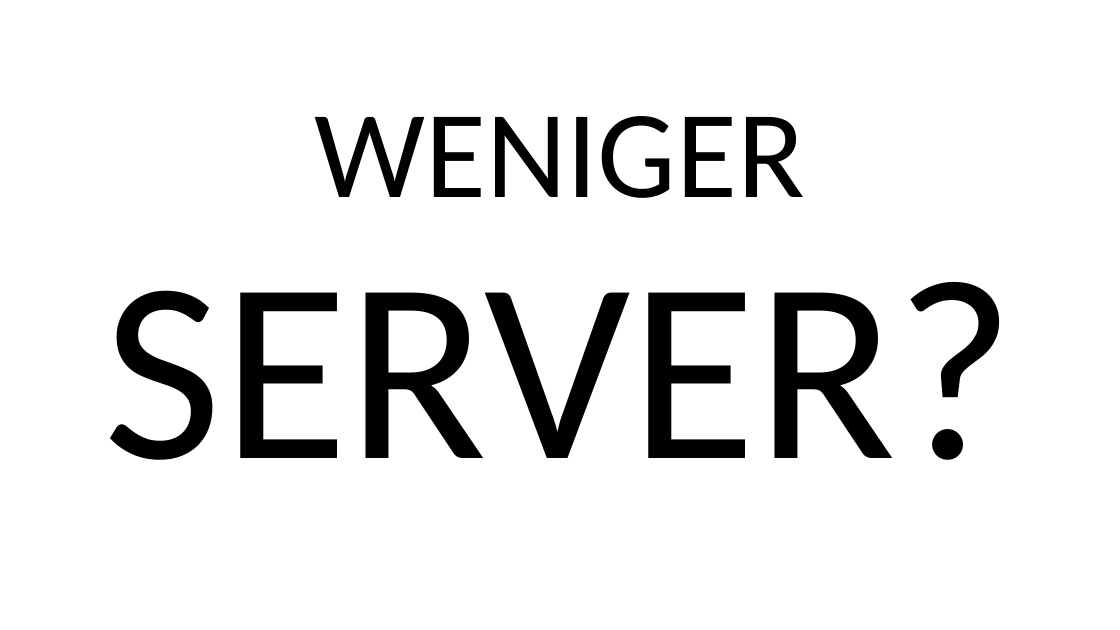
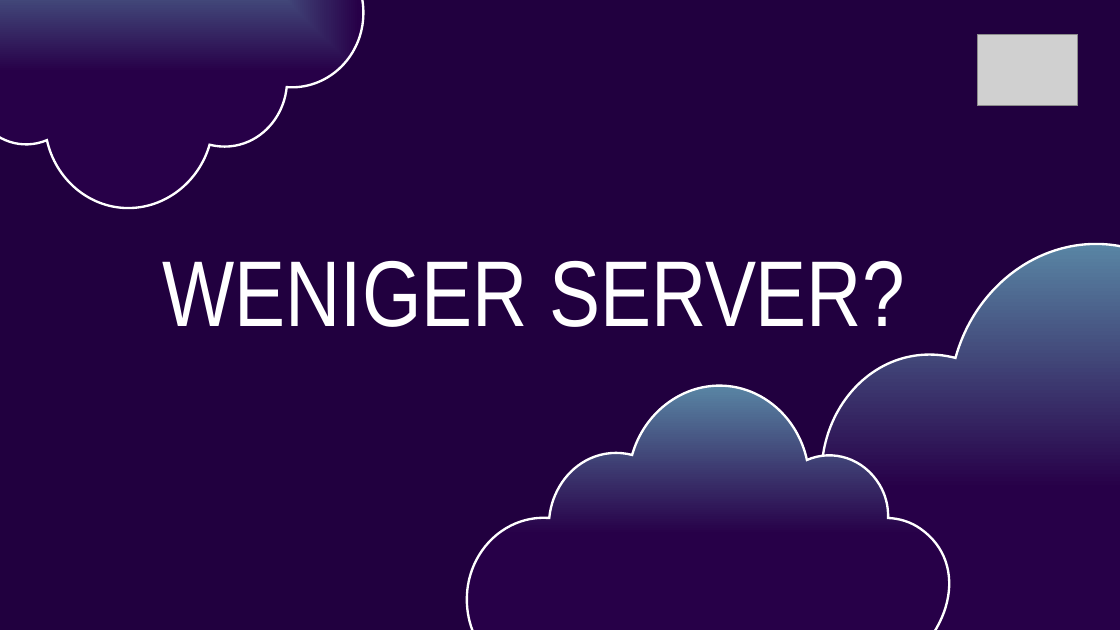
Before and after one commit to MaibornWolff/serverless-handson, a slide deck: slide 5 of slides/Serverless - Intro.pptx (slide 3 before the commit). Drawn at 1120x630 pixels with LibreOffice and Linux fonts; fonts in the diff are those of the drawing; grey boxes stand for pictures. Boxes give left, top, right and bottom in pixels: in the first picture for what was removed or moved away, otherwise in the second. Text is boxed around its words. In the diff, an @@ line names an element or a change of style, - is before the commit and + after.

```diff
--- a/slides/Serverless - Intro.pptx
+++ b/slides/Serverless - Intro.pptx
@@ background #FFFFFF to #21003F @@
@@ freeform shape added at [0,0,363,208], fill gradient #5985A4 to #270048, outline #FFFFFF 2 pt @@
@@ picture added at [977,34,1077,106] @@
@@ title "WENIGER SERVER?": place and size @@
-title "WENIGER SERVER?" at [104,116,1016,460]
+title "WENIGER SERVER?" at [163,261,904,327]
@@ title "WENIGER SERVER?" at [163,261,904,327]: size 107 to 80 pt in "WENIGER"; size 221 to 80 pt in "SERVER?"; font Calibri to Arial Narrow, text colour #000000 to #FFFFFF @@
@@ freeform shape added at [690,244,1120,630], fill gradient #5985A4 to #270048, outline #FFFFFF 2 pt @@
@@ freeform shape added at [467,386,949,630], fill gradient #5985A4 to #270048, outline #FFFFFF 2 pt @@
```
Also in this commit, not shown: 6 other slides changed, 3 slides added, 24 slides removed, 3 other files.
